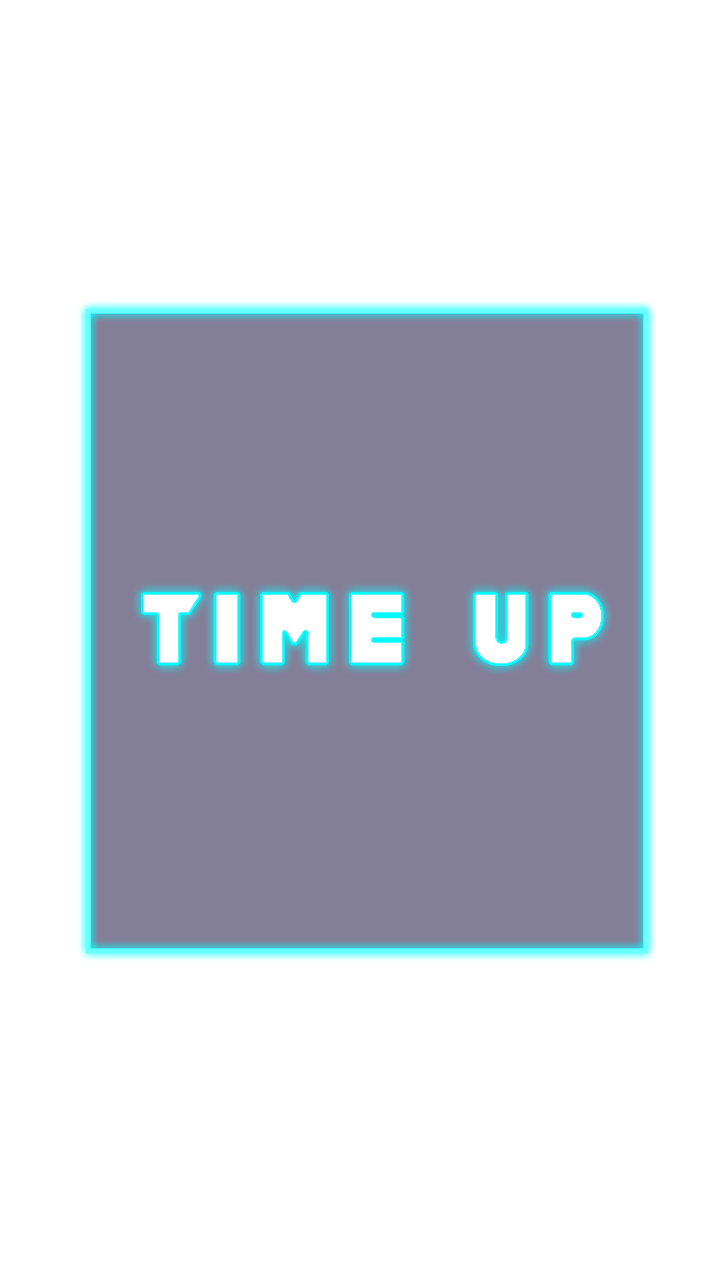
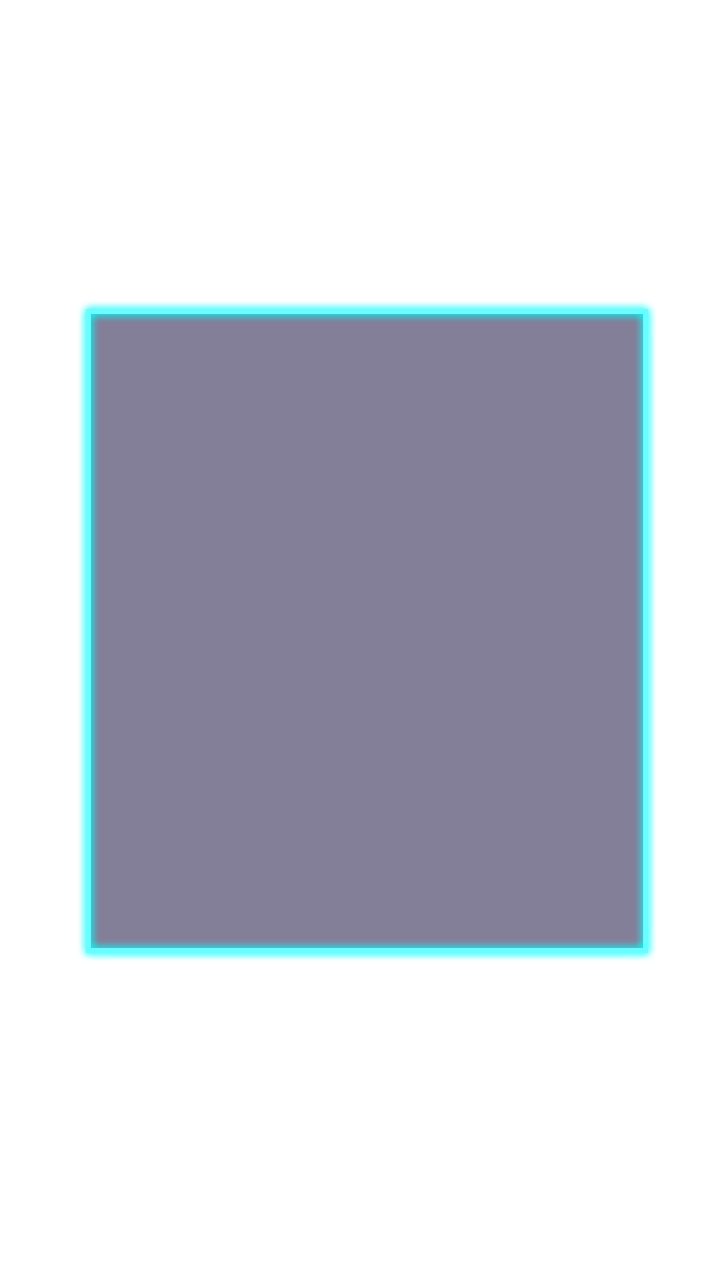
Layer changes from the first 720x1280 image to the second:
renamed "Group 1" to "Timeup", hid the group it (5 layers) over [82, 305, 652, 957]
added group "popup" with 8 layers above "123200" over [82, 305, 652, 957]
hid "Layer 5 copy", moved it into group "popup" over [82, 305, 652, 957]
added group "Group 3" with 4 layers in group "popup" over [90, 313, 644, 949]
added layer "Layer 8 copy" in group "Group 3" over [90, 948, 644, 949]
added layer "Layer 9 copy" in group "Group 3" over [90, 313, 91, 949]
added layer "Layer 8" in group "Group 3" over [90, 313, 644, 314]
added layer "Layer 9" in group "Group 3" over [643, 313, 644, 949]
hid "Layer 5", moved it into group "popup" over [90, 313, 644, 949]
moved "Layer 6" into group "popup" over [90, 313, 644, 949]
